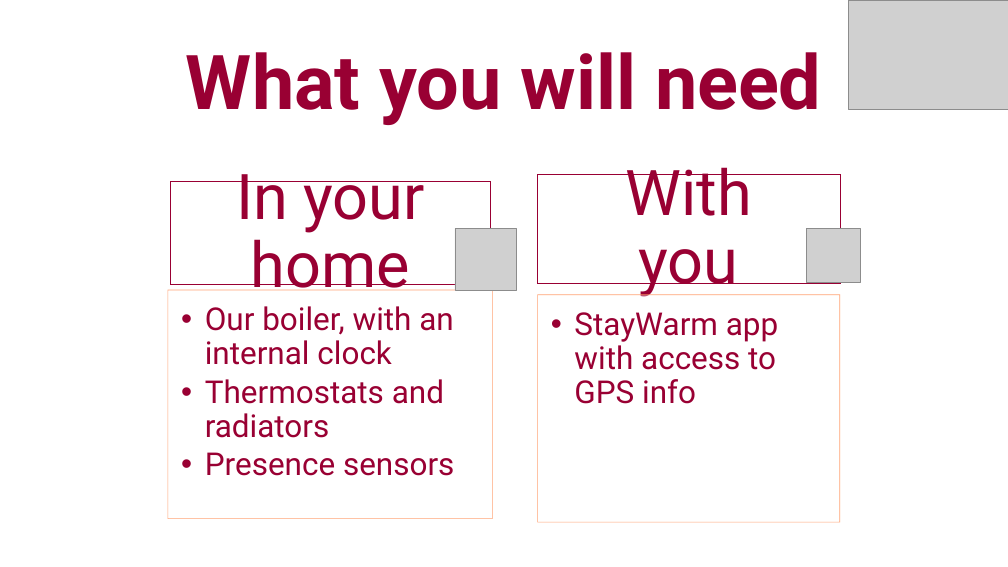
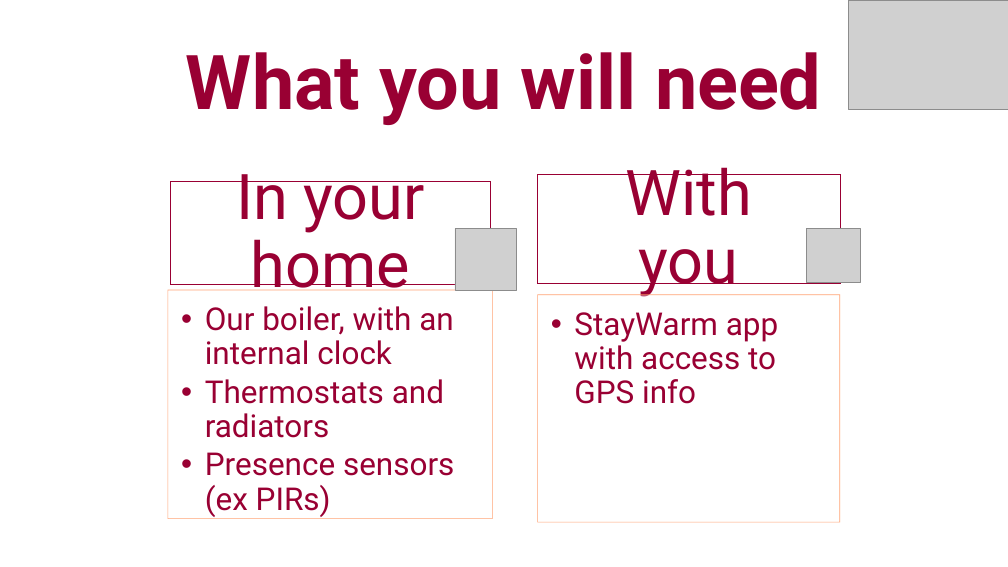
Before and after one commit to ChiaraSapo/Ambient-intelligence-Assignments, a slide deck: slide 2 of 3/Ambient.pptx. Drawn at 1008x567 pixels with LibreOffice and Linux fonts; fonts in the diff are those of the drawing; grey boxes stand for pictures; background and template pictures are left out. Boxes give left, top, right and bottom in pixels: in the first picture for what was removed or moved away, otherwise in the second. Text is boxed around its words. In the diff, an @@ line names an element or a change of style, - is before the commit and + after.

```diff
--- a/3/Ambient.pptx
+++ b/3/Ambient.pptx
@@ text at (205, 452, 454, 517): text changed @@
-  • Presence sensors
+  • Presence sensors (ex PIRs)
```
Also in this commit, not shown: 2 other files.
